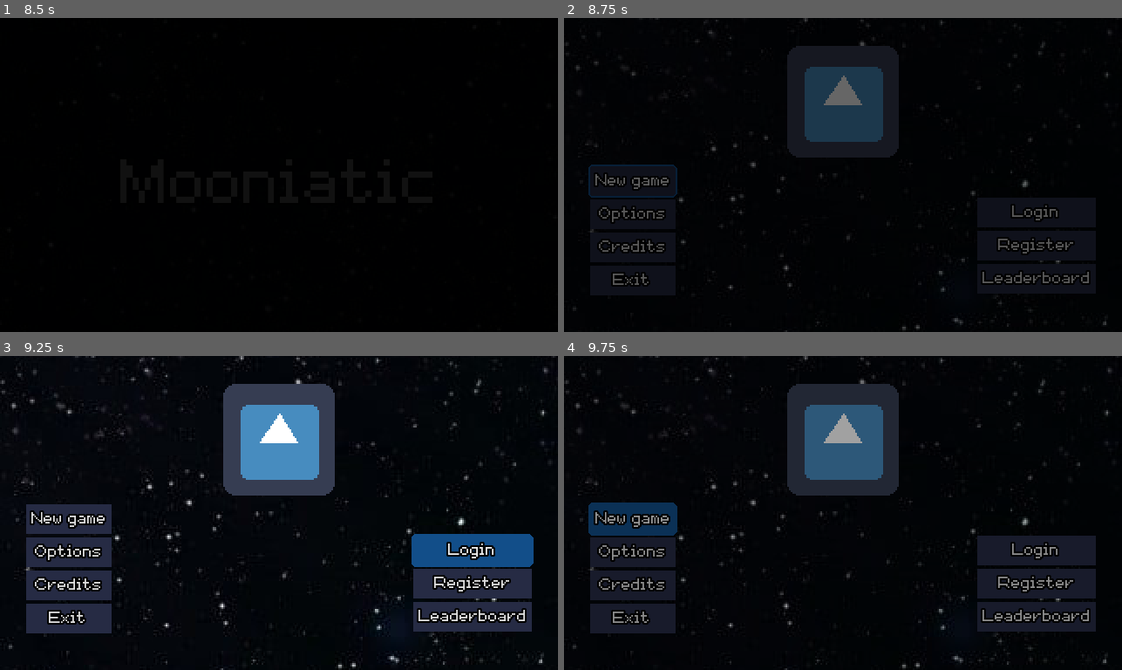
Above: before the commit, frames 1-4 (two rows, left to right).
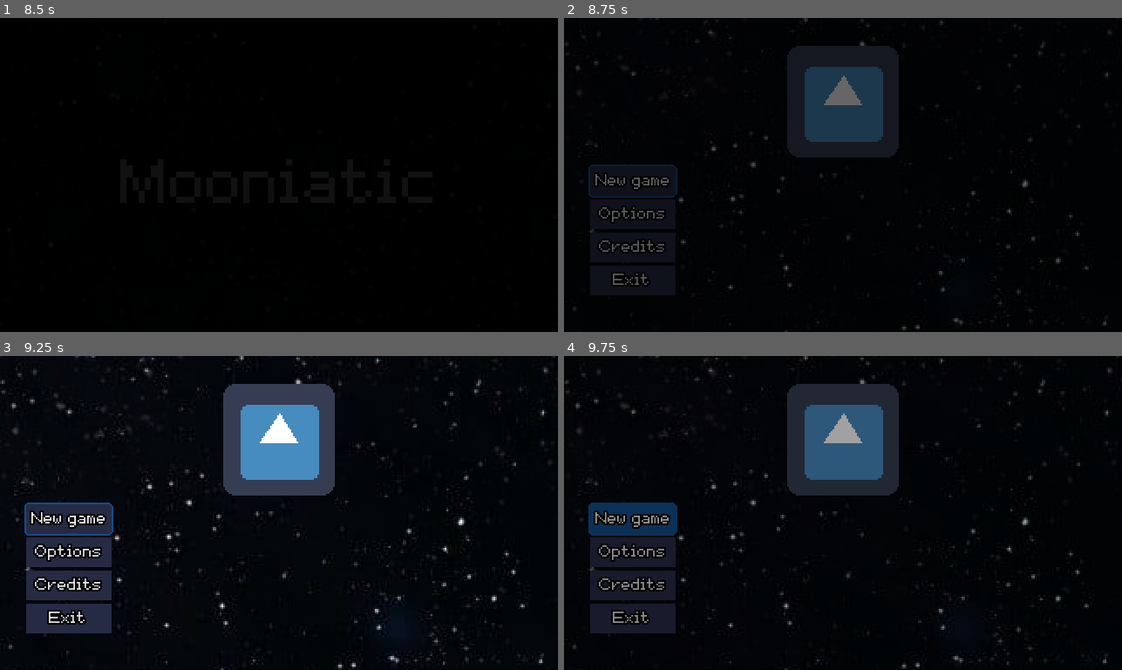
Above: after the commit, the same moments.

Repository: agustinoli/GodotWildJam49
Game: Godot game, scene res://LaunchScene/LaunchScene.tscn
Same seed, same stepped clock (60 frames per second), same inputs: the game is played once before the commit and once after it. The engine's default icon, where the game draws it, is replaced by a stand-in: a white triangle on a blue panel in a dark square. Sound files missing from this copy of the repository are replaced by a short silence.
Inputs (mouse positions are in pixels of both pictures, inside the frame that each line leads up to):
- Up to frame 1 (8.5 s): tap Enter (ui_accept) at 0.5, 1.25, 2, 4.25, 5, 5.75 s; move the mouse to (401, 159) at 0.52 s; hold D (Right) 0.53-1.28 s; tap Mouse wheel up (zoom_in) at 0.6, 3.6, 6.6 s; tap Space (Jump) at 0.77, 1.52, 3.02, 3.77, 4.52, 6.02, 6.77, 7.52 s; move the mouse to (167, 190) at 1.27 s; hold S (Down) 1.28-2.03 s; tap Mouse wheel down (zoom_out) at 1.35, 4.35, 7.35 s; move the mouse to (334, 105) at 2.02 s; hold D (Right) 2.03-2.78 s; tap Backspace at 2.1, 5.1, 8.1 s; move the mouse to (251, 237) at 2.77 s; hold W (Up) 2.78-3.53 s; tap Keypad Enter at 2.85, 5.85 s; move the mouse to (446, 222) at 3.52 s; hold A (Left) 3.53-5.03 s; move the mouse to (111, 127) at 4.27 s; move the mouse to (306, 175) at 5.02 s; hold S (Down) 5.03-5.78 s; move the mouse to (195, 96) at 5.77 s; hold D (Right) 5.78-6.53 s; move the mouse to (401, 159) at 6.52 s; hold W (Up) 6.53-7.28 s; move the mouse to (167, 190) at 7.27 s; hold D (Right) 7.28-8.03 s; move the mouse to (334, 105) at 8.02 s; hold S (Down) from 8.03 s (still down)
- Up to frame 2 (8.75 s): keep holding S (Down)
- Up to frame 3 (9.25 s): release S (Down) at 8.75 s; click (474, 550) at 8.75 s, where only the run before the commit has a clickable "Login"
- Up to frame 4 (9.75 s): click "New game" at 9.5 s

Frame 1 is identical in both runs. In frame 2, 1.2% of the frame differs, in the area x 74-95%, y 57-88%; in frame 3, 5.6%, in the area x 4-96%, y 46-88%; in frame 4, 4.9%.

Commit message:
fix: fixed export, and hided silentwolf

Diff:
--- a/MainMenu/MainMenu.tscn
+++ b/MainMenu/MainMenu.tscn
@@ -82,12 +82,13 @@
 
 [node name="RightMargin" type="Control" parent="BG/MarginContainer/VBoxMain/HBoxContainer"]
 margin_left = 55.0
-margin_right = 213.0
+margin_right = 288.0
 margin_bottom = 80.0
 size_flags_horizontal = 3
 size_flags_vertical = 3
 
 [node name="VBoxContainer" type="VBoxContainer" parent="BG/MarginContainer/VBoxMain/HBoxContainer"]
+visible = false
 margin_left = 217.0
 margin_right = 288.0
 margin_bottom = 80.0
Not shown, changed: export_presets.cfg
Not shown, changed: .github/workflows/integrate.yml
